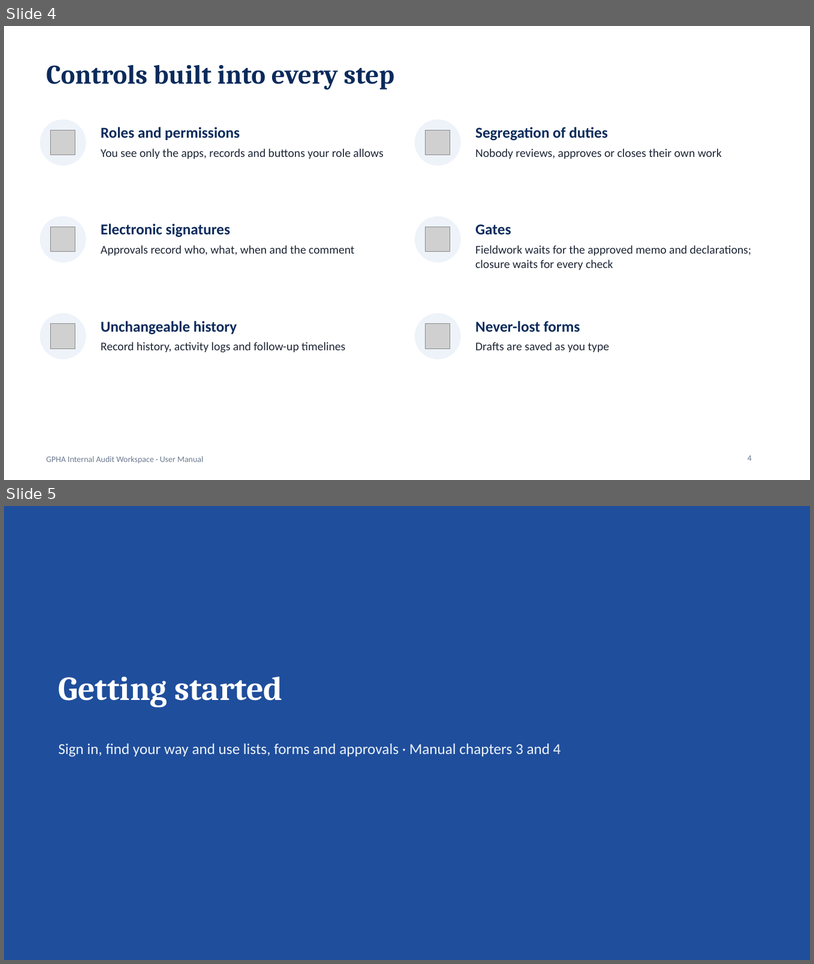
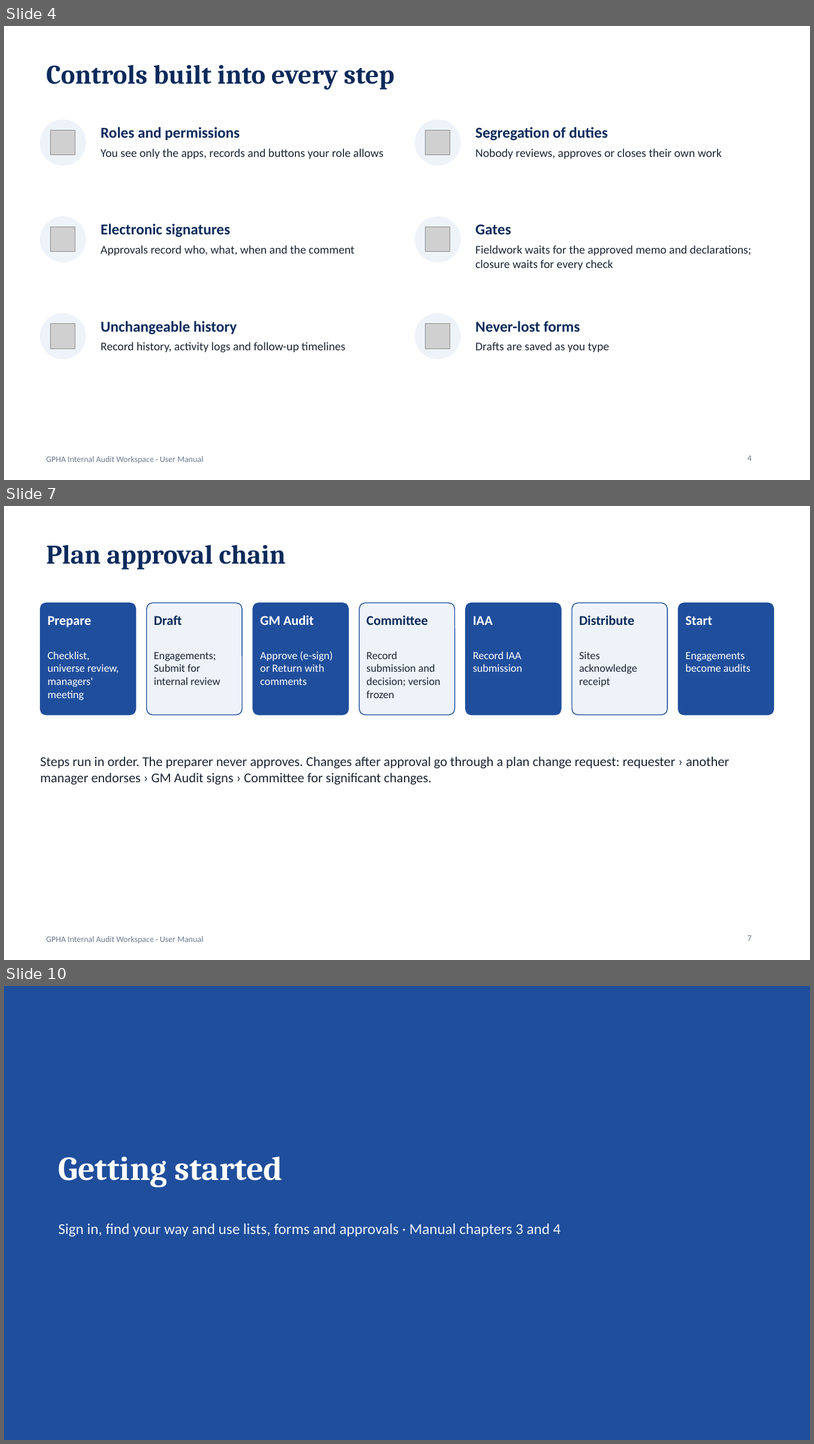
Before and after one commit to kotcdw/GPHAIAWORKSPACE, a slide deck: docs/Usermanual.pptx. Shown one above the other, each under a label of ours: slides 4 and 5 before the commit, slides 4, 7 and 10 after it; the slides between them are not shown. The pictures are 814x964 and 814x1444 pixels, drawn with LibreOffice and Linux fonts; fonts in the diff are those of the drawing; grey boxes stand for pictures. Boxes give left, top, right and bottom in pixels: in the first picture for what was removed or moved away, otherwise in the second. Text is boxed around its words. In the diff, an @@ line names an element or a change of style, - is before the commit and + after.

```diff
--- a/docs/Usermanual.pptx
+++ b/docs/Usermanual.pptx
@@ slide 7 added at <box>4,506,810,960</box>, background #FFFFFF; not listed: 1 template element that a slide beside it also shows @@
@@ title added at <box>46,545,285,570</box>, 32 pt, text #0B2A5B, bold @@
+Plan approval chain
@@ rounded rectangle added at <box>40,603,136,715</box>, fill #1F4E9C, outline #1F4E9C 1 pt @@
@@ rounded rectangle added at <box>147,603,242,715</box>, fill #EEF3FA, outline #1F4E9C 1 pt @@
@@ rounded rectangle added at <box>253,603,349,715</box>, fill #1F4E9C, outline #1F4E9C 1 pt @@
@@ rounded rectangle added at <box>360,603,455,715</box>, fill #EEF3FA, outline #1F4E9C 1 pt @@
@@ rounded rectangle added at <box>466,603,562,715</box>, fill #1F4E9C, outline #1F4E9C 1 pt @@
@@ rounded rectangle added at <box>572,603,668,715</box>, fill #EEF3FA, outline #1F4E9C 1 pt @@
@@ rounded rectangle added at <box>678,603,774,715</box>, fill #1F4E9C, outline #1F4E9C 1 pt @@
@@ text added at <box>48,616,92,627</box>, 16 pt, text #FFFFFF, bold @@
+Prepare
@@ text added at <box>154,615,182,625</box>, 16 pt, text #0B2A5B, bold @@
+Draft
@@ text added at <box>260,615,314,625</box>, 16 pt, text #FFFFFF, bold @@
+GM Audit
@@ text added at <box>366,615,428,625</box>, 16 pt, text #0B2A5B, bold @@
+Committee
@@ text added at <box>473,616,493,625</box>, 16 pt, text #FFFFFF, bold @@
+IAA
@@ text added at <box>579,615,635,625</box>, 16 pt, text #0B2A5B, bold @@
+Distribute
@@ text added at <box>686,616,713,625</box>, 16 pt, text #FFFFFF, bold @@
+Start
@@ text added at <box>48,651,119,700</box>, 13 pt, text #FFFFFF @@
+Checklist, universe review, managers' meeting
@@ text added at <box>154,652,220,685</box>, 13 pt, text #1B2433 @@
+Engagements; Submit for internal review
@@ text added at <box>260,651,333,685</box>, 13 pt, text #FFFFFF @@
+Approve (e-sign) or Return with comments
@@ text added at <box>366,651,440,698</box>, 13 pt, text #1B2433 @@
+Record submission and decision; version frozen
@@ text added at <box>473,651,522,672</box>, 13 pt, text #FFFFFF @@
+Record IAA submission
@@ text added at <box>579,651,638,687</box>, 13 pt, text #1B2433 @@
+Sites acknowledge receipt
@@ text added at <box>686,652,751,672</box>, 13 pt, text #FFFFFF @@
+Engagements become audits
@@ text added at <box>40,756,729,784</box>, 16 pt, text #1B2433 @@
+Steps run in order. The preparer never approves. Changes after approval go through a plan change request: requester › another manager endorses › GM Audit signs › Committee for significant changes.
@@ page number added at <box>748,935,752,940</box>, 10 pt, text #6B7A90 @@
+7
@@ what was slide 5 is now slide 10 @@
```
Also in this commit, not shown: 1 slide changed, 4 other slides added, 12 other files.
